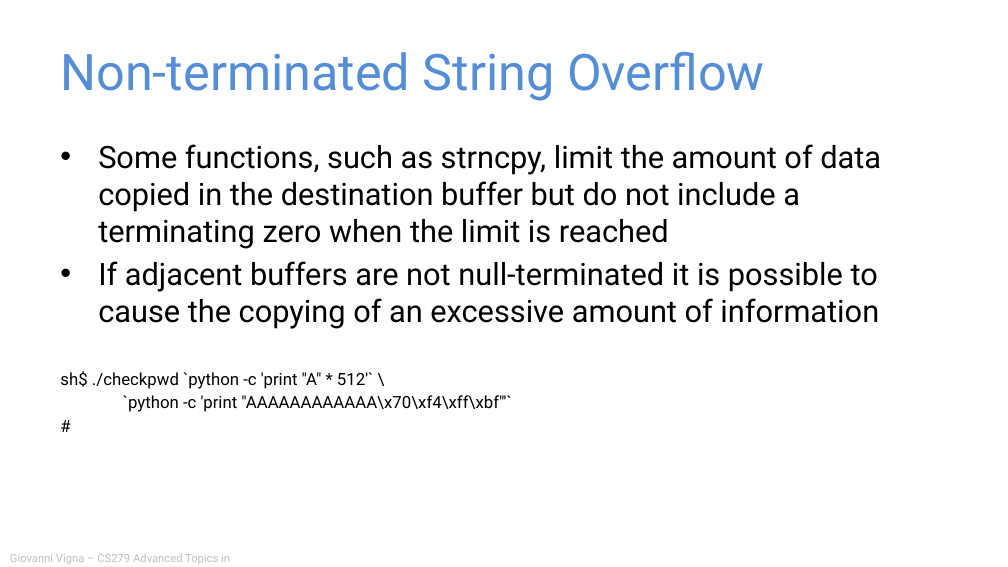
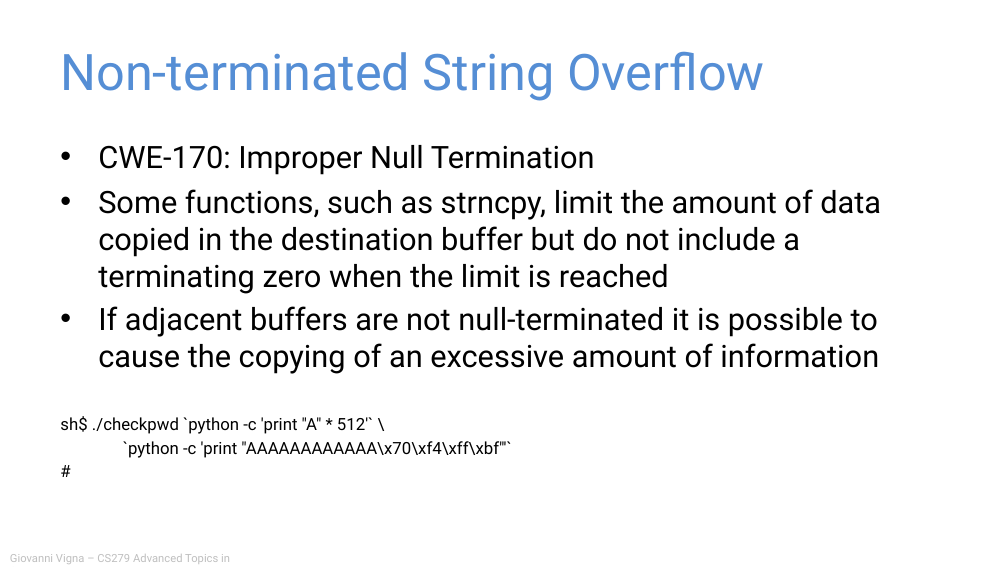
Before and after one commit to giovannivigna/CS279-Fall2024, a slide deck: slide 137 of materials/05_Vulnerability_Patterns/Application Security.pptx. Drawn at 1008x567 pixels with LibreOffice and Linux fonts; fonts in the diff are those of the drawing. Boxes give left, top, right and bottom in pixels: in the first picture for what was removed or moved away, otherwise in the second. Text is boxed around its words. In the diff, an @@ line names an element or a change of style, - is before the commit and + after.

```diff
--- a/materials/05_Vulnerability_Patterns/Application Security.pptx
+++ b/materials/05_Vulnerability_Patterns/Application Security.pptx
@@ text at <box>98,145,595,175</box>: paragraph added @@
+• CWE-170: Improper Null Termination
```
Also in this commit, not shown: 9 other slides changed, 2 slides added, 7 other files.
